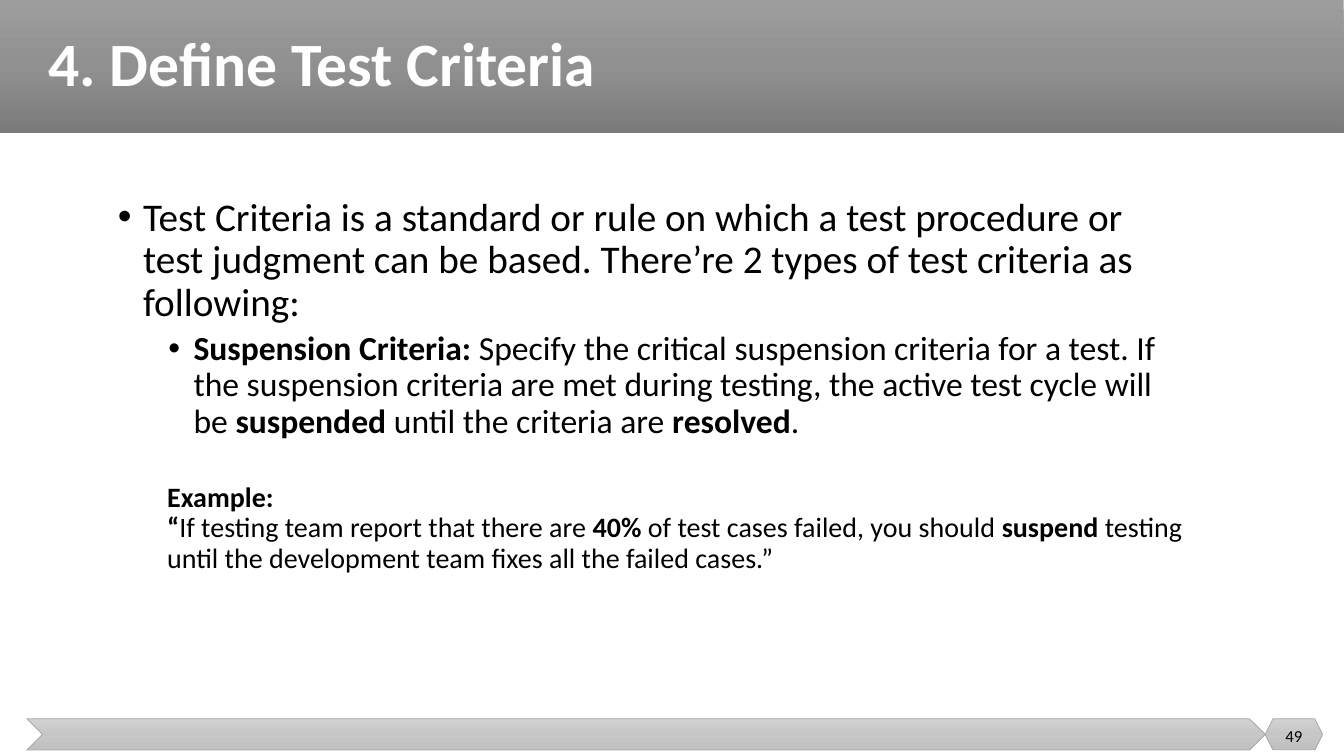
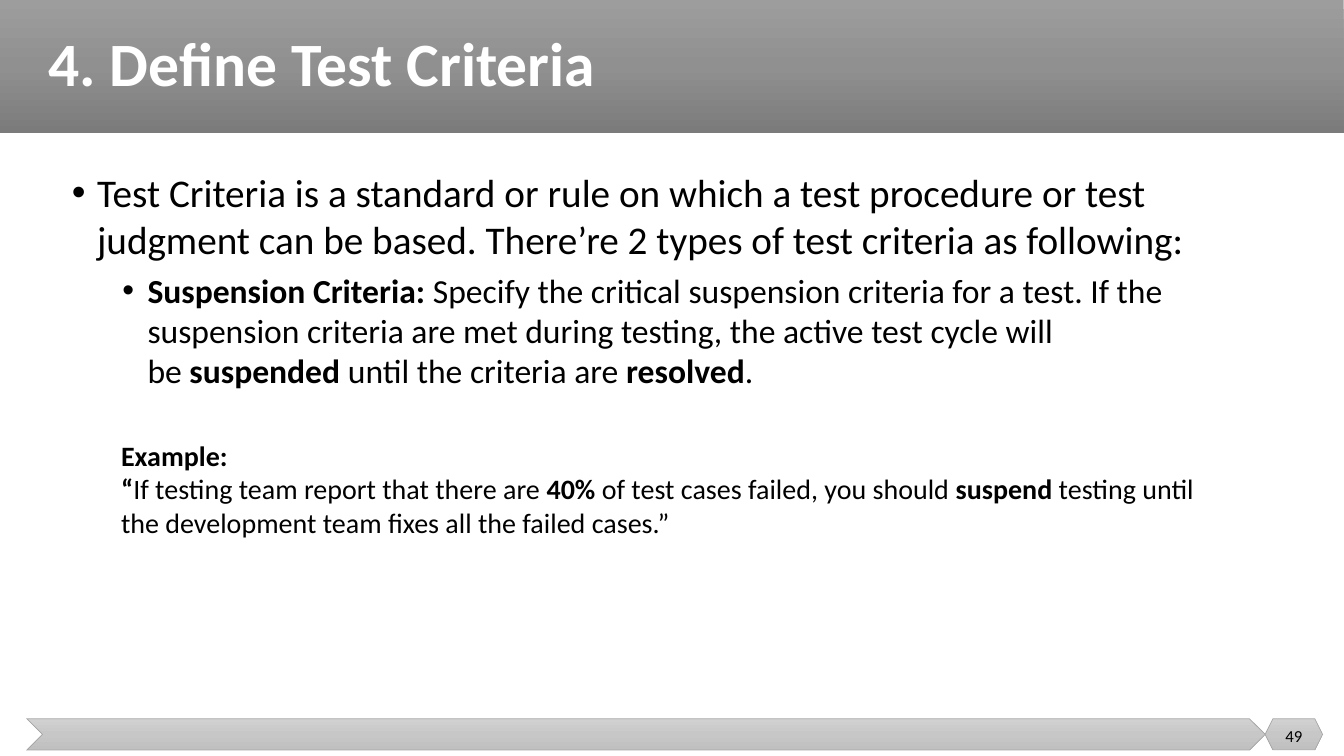
Before and after one commit to malenezi/malenezi, a slide deck: slide 49 of SE401/Lectures/5-Test Management/Test Management.pptx. Drawn at 1344x756 pixels with LibreOffice and Linux fonts; fonts in the diff are those of the drawing. Boxes give left, top, right and bottom in pixels: in the first picture for what was removed or moved away, otherwise in the second. Text is boxed around its words. In the diff, an @@ line names an element or a change of style, - is before the commit and + after.

```diff
--- a/SE401/Lectures/5-Test Management/Test Management.pptx
+++ b/SE401/Lectures/5-Test Management/Test Management.pptx
@@ text "Test Criteria is a standard ...": place and size @@
-text "Test Criteria is a standard ..." at [143, 203, 1182, 573]
+text "Test Criteria is a standard ..." at [97, 179, 1193, 538]
@@ text "Test Criteria is a standard ..." at [97, 179, 1193, 538]: line spacing 0.9 to 1 @@
```
Also in this commit, not shown: 22 other slides changed.
